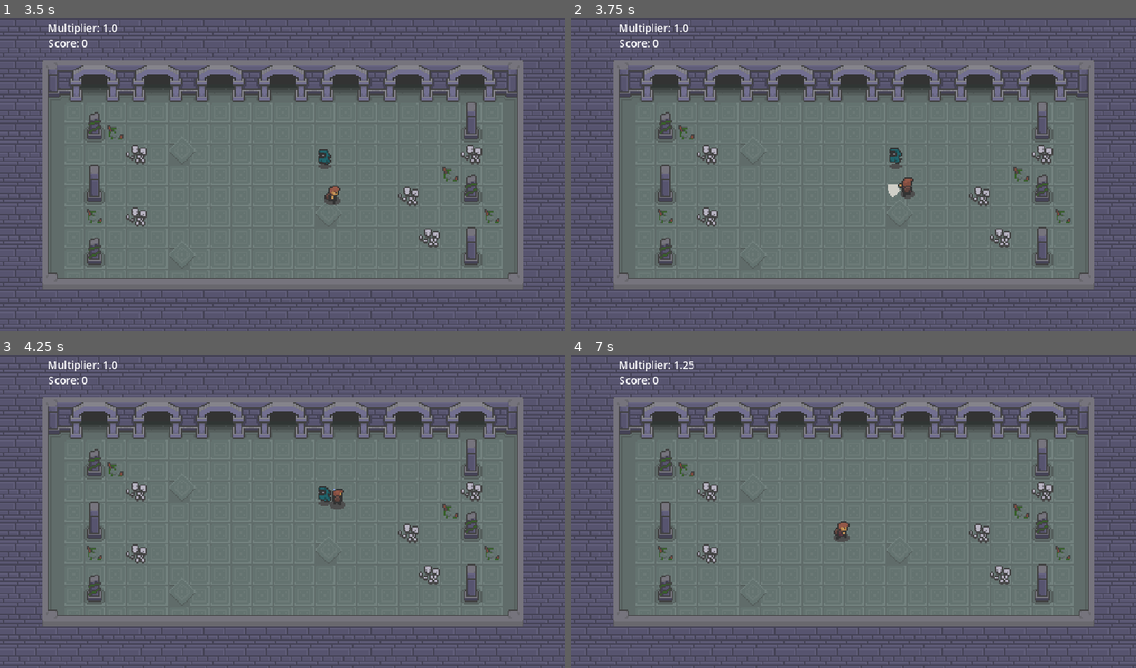
Above: before the commit, frames 1-4 (two rows, left to right).
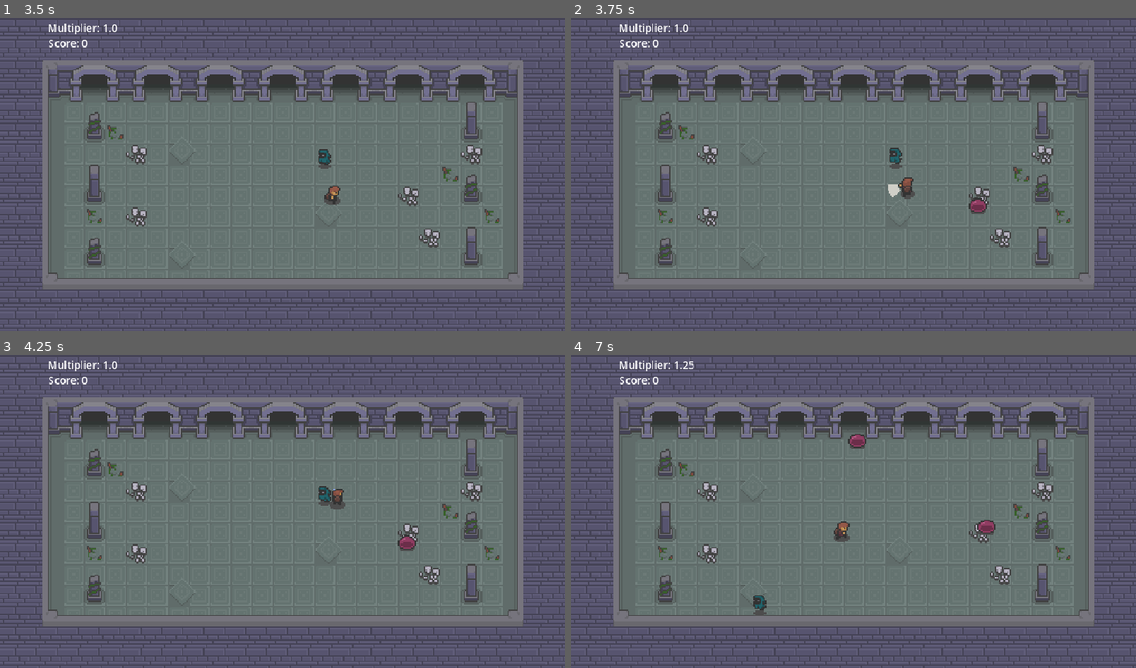
Above: after the commit, the same moments.

Repository: GigglebertCreepstein/MSU_CSC275_TERM_PROJECT
Game: Godot game, scene res://title_screen.tscn
Two runs of this game, one before a commit and one after it. Both use one fixed random seed, a clock stepped at 60 frames per second and the inputs below.
Inputs (mouse positions are in pixels of both pictures, inside the frame that each line leads up to):
- Up to frame 1 (3.5 s): click "PLAY" at 0.5 s; tap Enter (attack) at 1.25, 1.35, 2.1, 2.85 s; move the mouse to (406, 158) at 1.27 s; hold D (move_right) 1.28-2.03 s; move the mouse to (169, 190) at 2.02 s; hold S (move_down) 2.03-2.78 s; move the mouse to (339, 105) at 2.77 s; hold D (move_right) from 2.78 s (still down)
- Up to frame 2 (3.75 s): move the mouse to (825, 237) at 3.52 s; release D (move_right) at 3.53 s; hold W (move_up) from 3.53 s (still down); tap Enter (attack) at 3.6 s
- Up to frame 3 (4.25 s): keep holding W (move_up)
- Up to frame 4 (7 s): move the mouse to (1023, 558) at 4.27 s; release W (move_up) at 4.28 s; hold A (move_left) 4.28-5.78 s; tap Enter (attack) every 0.75 s from 4.35 to 6.6 s; move the mouse to (684, 464) at 5.02 s; move the mouse to (881, 511) at 5.77 s; hold S (move_down) 5.78-6.53 s; move the mouse to (768, 433) at 6.52 s; hold D (move_right) from 6.53 s (still down)

Frame 1 is identical in both runs. In frame 2, 0.1% of the frame differs, in the area x 70-74%, y 57-63%; in frame 3, 0.1%; in frame 4, 0.4%, in the area x 32-76%, y 25-84%.

Commit message:
Update Pre-filled Variables
4/1/25

Diff:
--- a/scripts/game.gd
+++ b/scripts/game.gd
@@ -1,8 +1,8 @@
 extends Node2D
 
-@export var enemy_scene: PackedScene
-@export var villager_scene: PackedScene
-@export var spawn_area: Rect2 #adjust spawn area of mobs
+@export var enemy_scene: PackedScene = preload("res://scenes/enemy.tscn")
+@export var villager_scene: PackedScene = preload("res://scenes/villager.tscn")
+@export var spawn_area: Rect2 = Rect2(96, 128, 672, 256) #adjust spawn area of mobs
 
 var base_spawn_rate: float = 3.0 # Base enemy spawn rate
 var current_spawn_rate: float = base_spawn_rate
--- /dev/null
+++ b/scripts/title_screen.gd
@@ -0,0 +1,17 @@
+extends Node2D
+
+# Called when the node enters the scene tree for the first time.
+func _ready() -> void:
+	preload("res://scenes/game.tscn")
+# Called every frame. 'delta' is the elapsed time since the previous frame.
+func _process(delta: float) -> void:
+	pass
+
+
+func _on_play_pressed() -> void:
+	print("play button pressed")
+	get_tree().change_scene_to_file("res://scenes/game.tscn")
+
+
+func _on_quit_pressed() -> void:
+	get_tree().quit()
Not shown, added: scripts/title_screen.gd.uid
